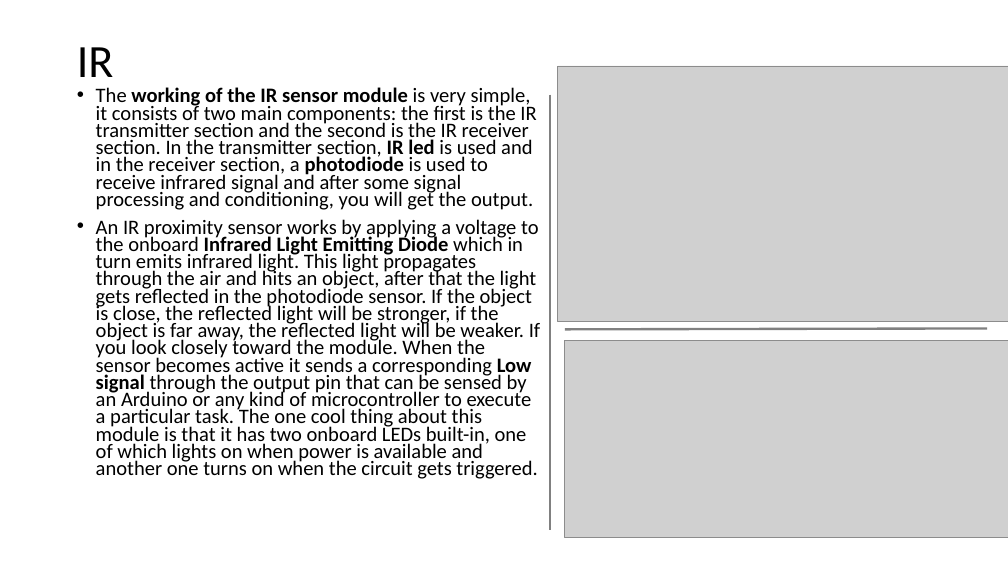
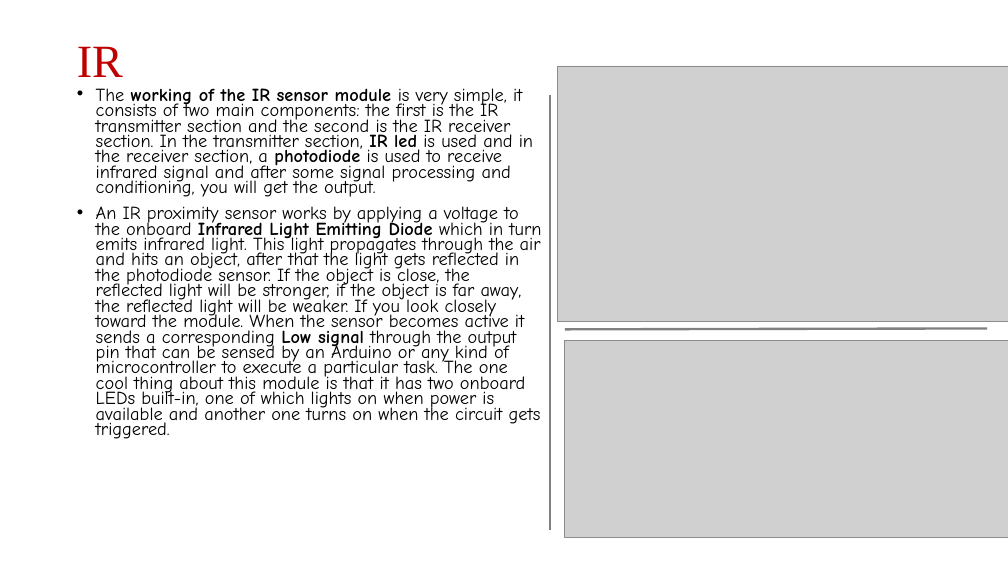
Before and after one commit to abadr99/Arduino_AZEX_24, a slide deck: slide 17 of Workshop_Presentation.pptx. Drawn at 1008x567 pixels with LibreOffice and Linux fonts; fonts in the diff are those of the drawing; grey boxes stand for pictures. Boxes give left, top, right and bottom in pixels: in the first picture for what was removed or moved away, otherwise in the second. Text is boxed around its words. In the diff, an @@ line names an element or a change of style, - is before the commit and + after.

```diff
--- a/Workshop_Presentation.pptx
+++ b/Workshop_Presentation.pptx
@@ title "IR" at (77,46,123,77): font Calibri to Times New Roman, text colour #000000 to #C00000 @@
@@ text "The working of the IR ..." at (96,88,541,439): size 19.6 to 17.5 pt, font Calibri to Comic Neue @@
```
Also in this commit, not shown: 27 other slides changed.
